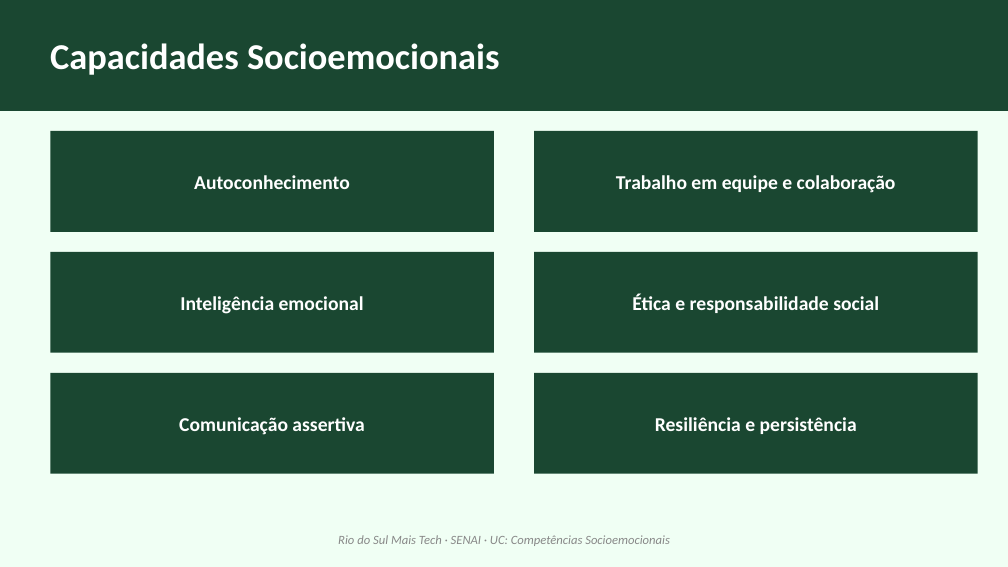
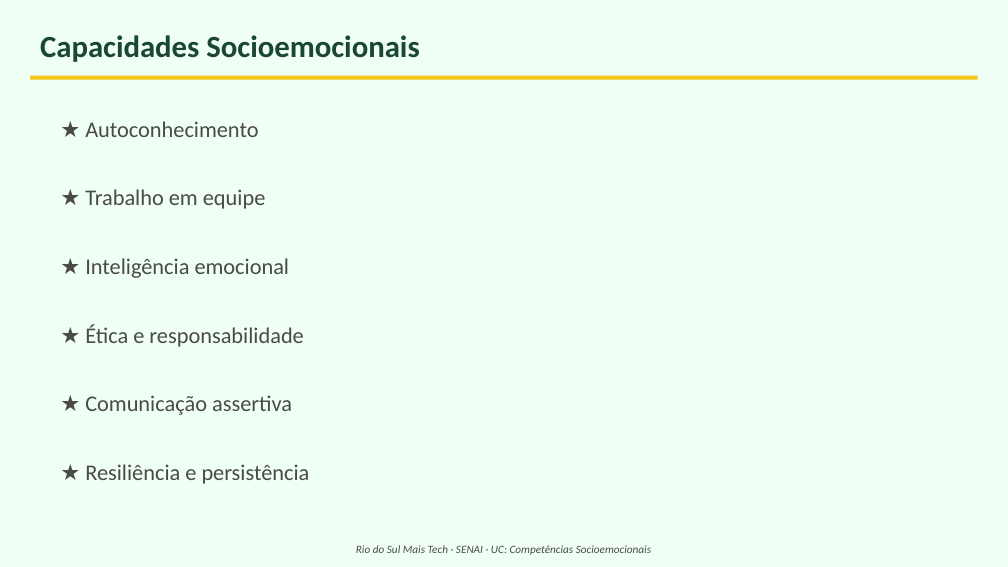
Before and after one commit to Gelvazio/professor-senai, a slide deck: slide 8 of sistema/FICHA-PRODUTO-MAIS-TECH/CompetenciasSocioemocionaisEmpreendedorismo/Slides_Competencias_Socioemocionais_Empreendedorismo.pptx. Drawn at 1008x567 pixels with LibreOffice and Linux fonts; fonts in the diff are those of the drawing. Boxes give left, top, right and bottom in pixels: in the first picture for what was removed or moved away, otherwise in the second. Text is boxed around its words. In the diff, an @@ line names an element or a change of style, - is before the commit and + after.

```diff
--- a/sistema/FICHA-PRODUTO-MAIS-TECH/CompetenciasSocioemocionaisEmpreendedorismo/Slides_Competencias_Socioemocionais_Empreendedorismo.pptx
+++ b/sistema/FICHA-PRODUTO-MAIS-TECH/CompetenciasSocioemocionaisEmpreendedorismo/Slides_Competencias_Socioemocionais_Empreendedorismo.pptx
@@ text "Capacidades Socioemocionais": place and size @@
-text "Capacidades Socioemocionais" at <box>50,43,500,75</box>
+text "Capacidades Socioemocionais" at <box>40,35,419,62</box>
@@ text "Capacidades Socioemocionais" at <box>40,35,419,62</box>: size 26 to 22 pt, text colour #FFFFFF to #1A4731 @@
@@ rectangle: place and size @@
-rectangle at <box>0,0,1008,111</box>
+rectangle at <box>30,76,978,80</box>
@@ rectangle at <box>30,76,978,80</box>: fill #1A4731 to #F5C518 @@
@@ rectangle removed at <box>50,131,494,232</box> @@
@@ text at <box>85,121,258,137</box>: text changed; size 14 to 16 pt; text colour #FFFFFF to #4A4A4A; bold off @@
-Autoconhecimento
+★ Autoconhecimento
@@ rectangle removed at <box>534,131,978,232</box> @@
@@ text at <box>85,189,266,209</box>: text changed; size 14 to 16 pt; text colour #FFFFFF to #4A4A4A; bold off @@
-Trabalho em equipe e colaboração
+★ Trabalho em equipe
@@ rectangle removed at <box>50,252,494,353</box> @@
@@ text at <box>85,258,290,278</box>: text changed; size 14 to 16 pt; text colour #FFFFFF to #4A4A4A; bold off @@
-Inteligência emocional
+★ Inteligência emocional
@@ rectangle removed at <box>534,252,978,353</box> @@
@@ text at <box>85,324,303,347</box>: text changed; size 14 to 16 pt; text colour #FFFFFF to #4A4A4A; bold off @@
-Ética e responsabilidade social
+★ Ética e responsabilidade
@@ rectangle removed at <box>50,373,494,474</box> @@
@@ rectangle removed at <box>534,373,978,474</box> @@
@@ text at <box>85,395,292,415</box>: text changed; size 14 to 16 pt; text colour #FFFFFF to #4A4A4A; bold off @@
-Comunicação assertiva
+★ Comunicação assertiva
@@ text at <box>85,464,310,484</box>: text changed; size 14 to 16 pt; text colour #FFFFFF to #4A4A4A; bold off @@
-Resiliência e persistência
+★ Resiliência e persistência
@@ text "Rio do Sul Mais Tech ...": place and size @@
-text "Rio do Sul Mais Tech ..." at <box>338,535,670,546</box>
+text "Rio do Sul Mais Tech ..." at <box>356,545,651,555</box>
@@ text "Rio do Sul Mais Tech ..." at <box>356,545,651,555</box>: size 9 to 8 pt, text colour #888888 to #4A4A4A @@
```
Also in this commit, not shown: 13 other slides changed, 26 slides added, 16 slides removed.
